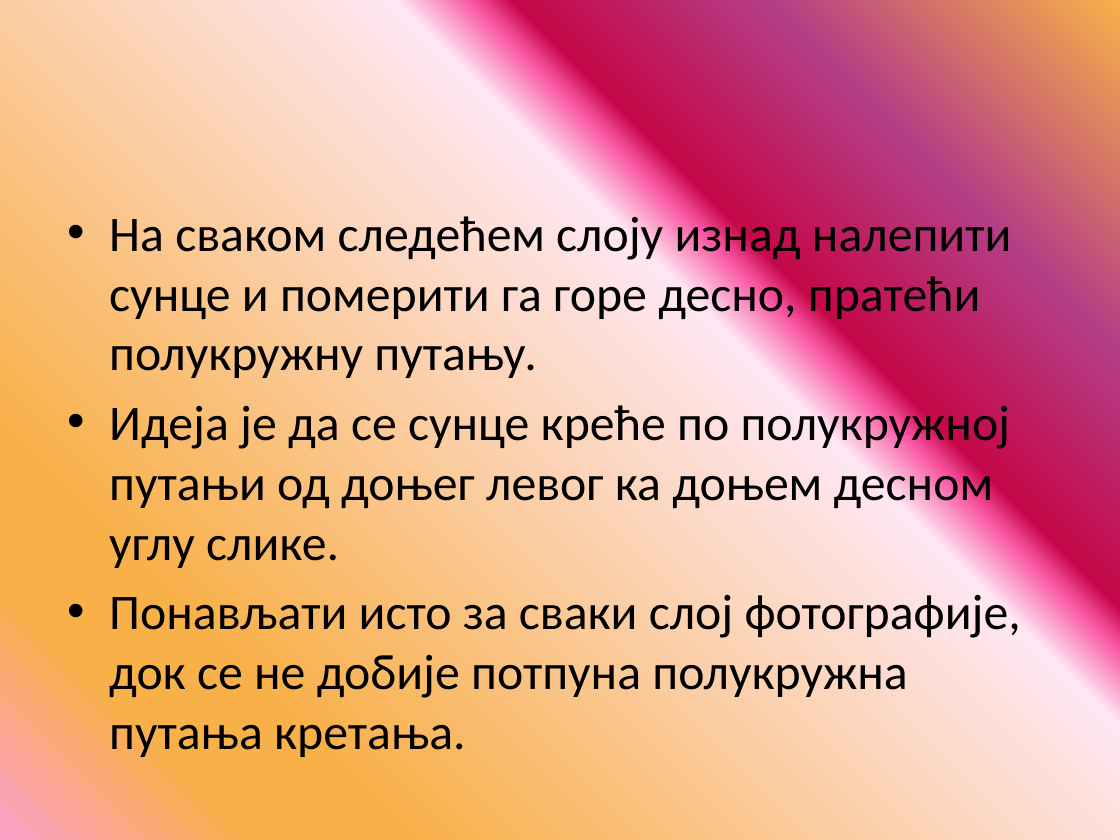
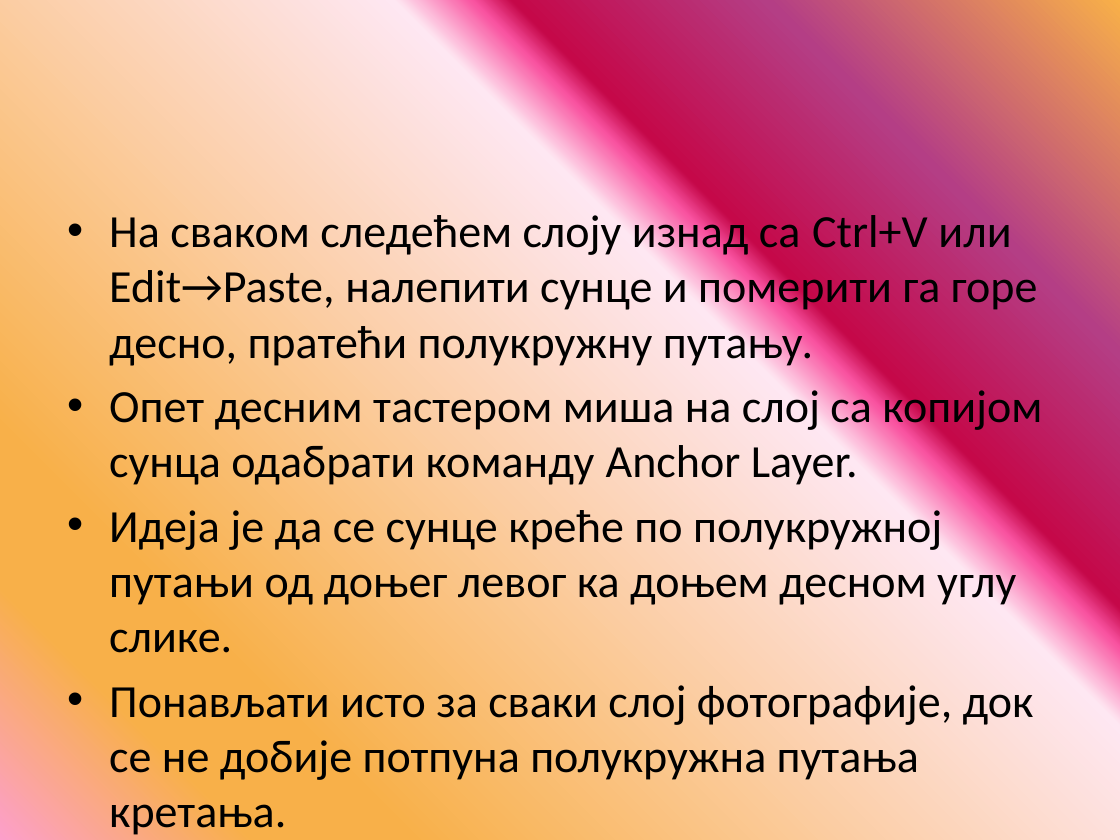
Before and after one commit to InformatikaTamara/7_razred, a slide deck: slide 6 of 06 gif animacija/ГИФ анимација у програму ГИМП.pptx. Drawn at 1120x840 pixels with LibreOffice and Linux fonts; fonts in the diff are those of the drawing. Boxes give left, top, right and bottom in pixels: in the first picture for what was removed or moved away, otherwise in the second. Text is boxed around its words. In the diff, an @@ line names an element or a change of style, - is before the commit and + after.

```diff
--- a/06 gif animacija/ГИФ анимација у програму ГИМП.pptx
+++ b/06 gif animacija/ГИФ анимација у програму ГИМП.pptx
@@ text at (109, 209, 1042, 485): text changed; size 32 to 29.6 pt @@
-• На сваком следећем слоју изнад налепити сунце и померити га горе десно, пратећи полукружну путању.
+• На сваком следећем слоју изнад са Ctrl+V или Edit→Paste, налепити сунце и померити га горе десно, пратећи полукружну путању.
+• Опет десним тастером миша на слој са копијом сунца одабрати команду Anchor Layer.
@@ text at (109, 503, 1034, 839): size 32 to 29.6 pt in "Идеја је да се сунце креће по ...", "Понављати исто за сваки слој фотографије, док ..." @@
```
Also in this commit, not shown: 1 other slide changed, 2 other files.
